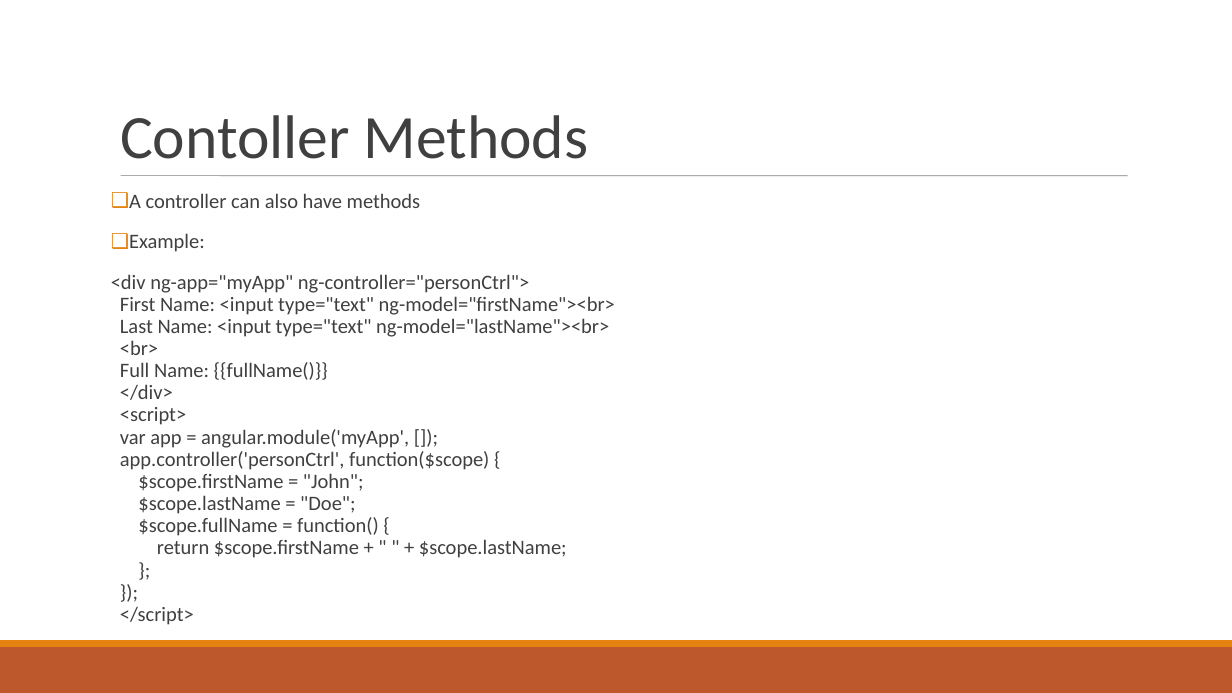
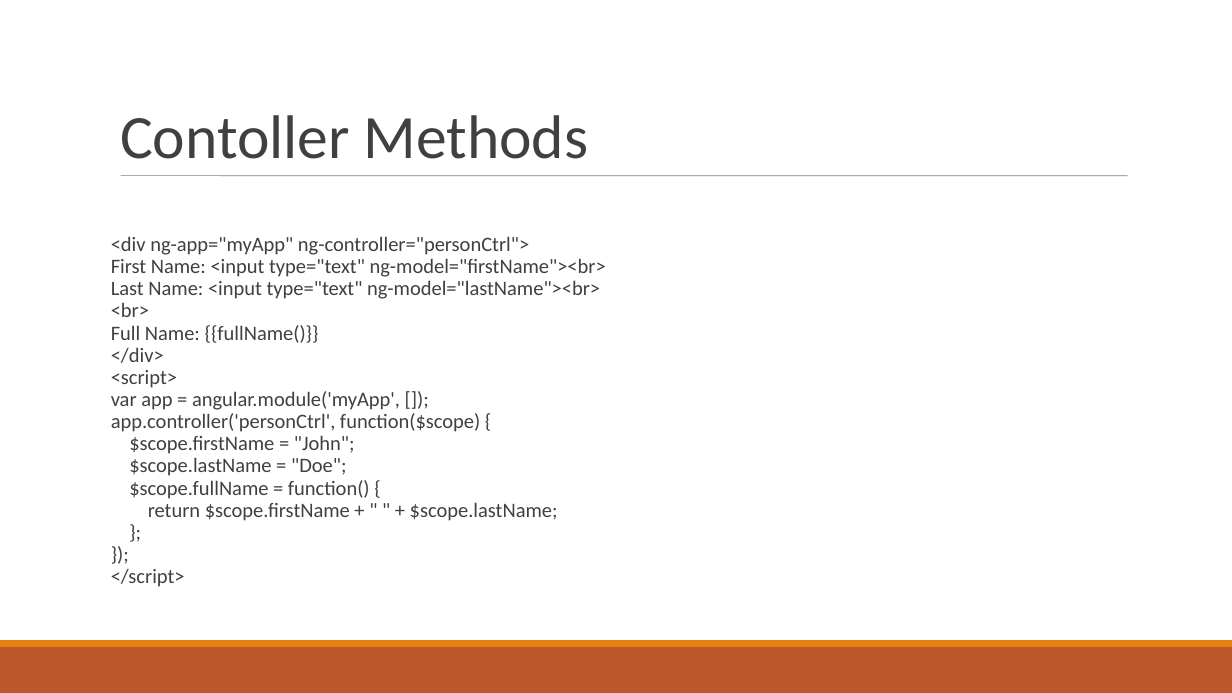
Before and after one commit to AMURTHAInfo/edu, a slide deck: slide 24 of Videos/angular.ppt (slide 21 before the commit). Drawn at 1232x693 pixels with LibreOffice and Linux fonts; fonts in the diff are those of the drawing. Boxes give left, top, right and bottom in pixels: in the first picture for what was removed or moved away, otherwise in the second. Text is boxed around its words. In the diff, an @@ line names an element or a change of style, - is before the commit and + after.

```diff
--- a/Videos/angular.ppt
+++ b/Videos/angular.ppt
@@ text "<div ng-app="myApp" ng-controller="personCtrl"> First Name: ..." at (x1=111, y1=236, x2=606, y2=587): indent changed @@
@@ text at (x1=129, y1=193, x2=421, y2=252): paragraphs removed @@
-❑ A controller can also have methods
-❑ Example:
```
Also in this commit, not shown: 14 other slides changed, 4 slides added, 3 slides removed, 4 other files.
